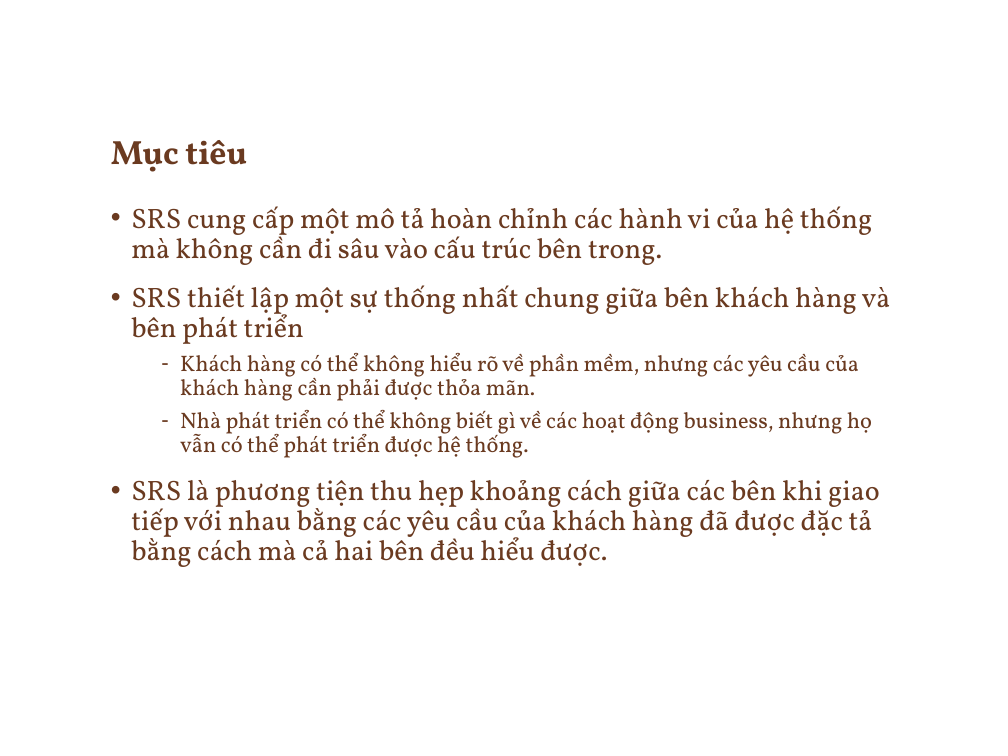
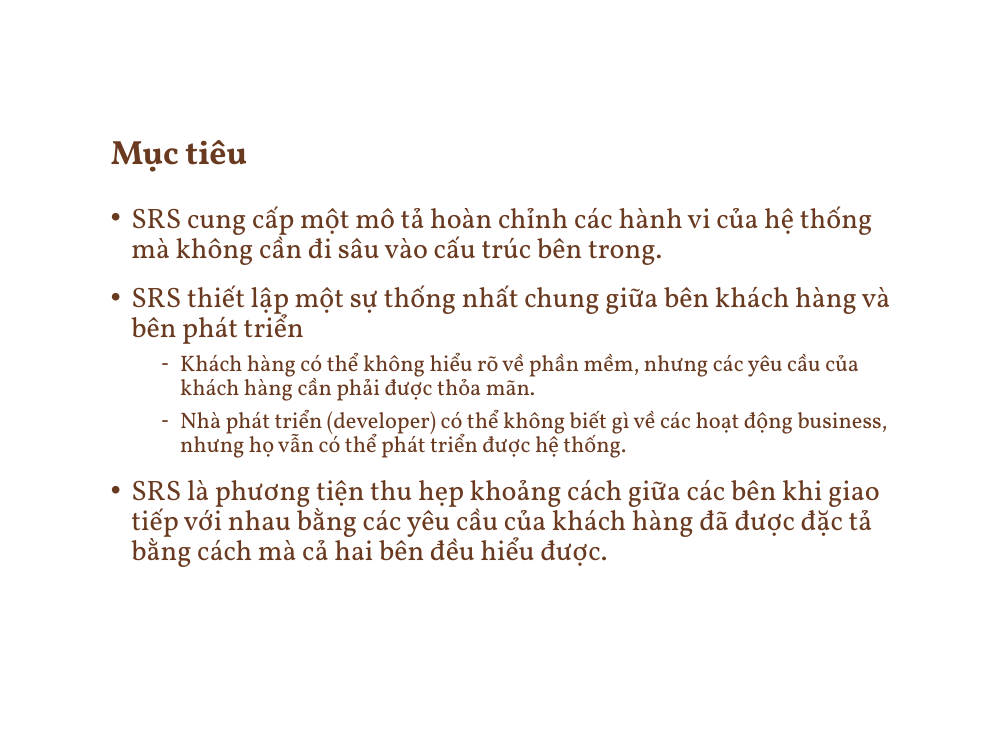
Before and after one commit to ChrisJamison/seminar_cnpm, a slide deck: slide 22 of Seminar/Software Requirement.pptx. Drawn at 1008x756 pixels with LibreOffice and Linux fonts; fonts in the diff are those of the drawing; background and template pictures are left out. Boxes give left, top, right and bottom in pixels: in the first picture for what was removed or moved away, otherwise in the second. Text is boxed around its words. In the diff, an @@ line names an element or a change of style, - is before the commit and + after.

```diff
--- a/Seminar/Software Requirement.pptx
+++ b/Seminar/Software Requirement.pptx
@@ text at (x1=180, y1=410, x2=888, y2=458): text changed @@
-  – Nhà phát triển có thể không biết gì về các hoạt động business, nhưng họ vẫn có thể phát triển được hệ thống.
+  – Nhà phát triển (developer) có thể không biết gì về các hoạt động business, nhưng họ vẫn có thể phát triển được hệ thống.
```
Also in this commit, not shown: 9 other slides changed, 5 slides added, 1 slide removed.
